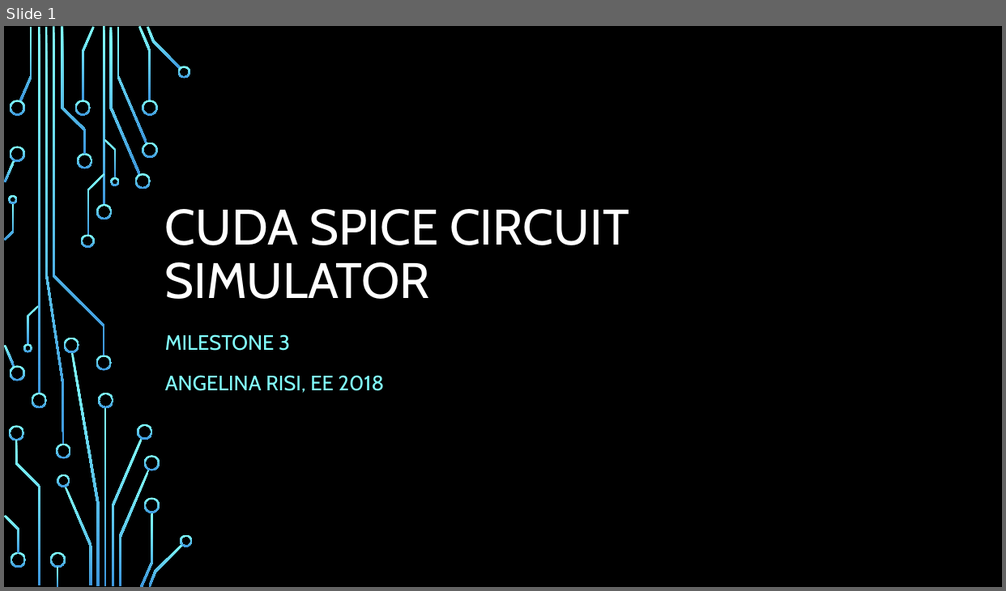
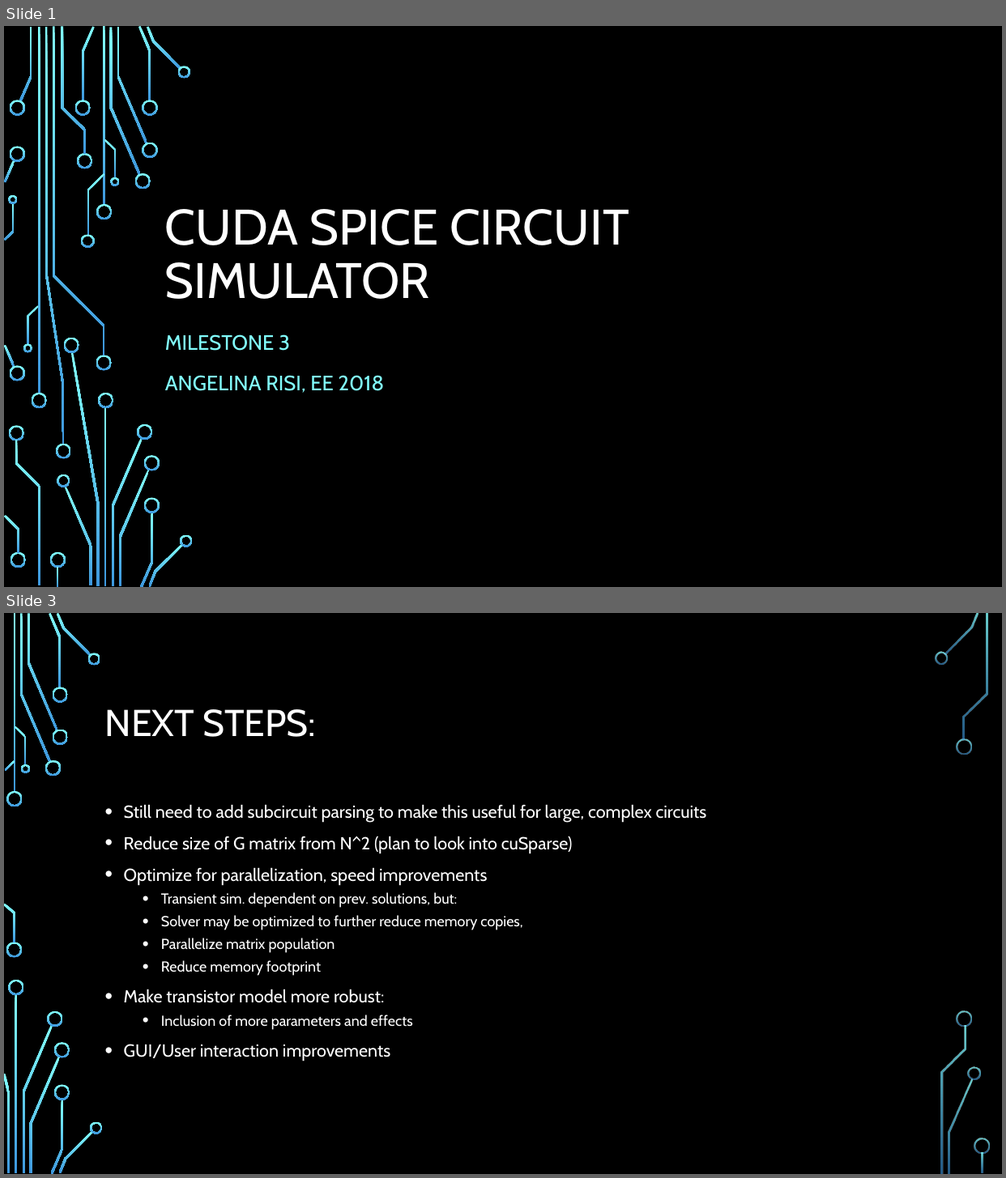
Before and after one commit to risia/CUDA-SPICE-Circuit-Sim, a slide deck: Milestones/Milestone3Presentation.pptx. Shown one above the other, each under a label of ours: slide 1 before the commit, slides 1 and 3 after it; the slides between them are not shown. The pictures are 1006x591 and 1006x1178 pixels, drawn with LibreOffice and Linux fonts; fonts in the diff are those of the drawing; background and template pictures are left out. Boxes give left, top, right and bottom in pixels: in the first picture for what was removed or moved away, otherwise in the second. Text is boxed around its words. In the diff, an @@ line names an element or a change of style, - is before the commit and + after.

Commit message:
Able to convert passive elements list to GPU arrays and build matrix, moving towards all on GPU

```diff
--- a/Milestones/Milestone3Presentation.pptx
+++ b/Milestones/Milestone3Presentation.pptx
@@ slide 3 added at <box>4,613,1002,1174</box>, background picture (left out) @@
@@ title added at <box>105,709,316,737</box>, 36 pt, text #FFFFFF @@
+NEXT STEPS:
@@ text added at <box>124,804,707,1062</box>, 16.8 pt, text #FFFFFF @@
+• Still need to add subcircuit parsing to make this useful for large, complex circuits
+• Reduce size of G matrix from N^2 (plan to look into cuSparse)
+• Optimize for parallelization, speed improvements
+  • Transient sim. dependent on prev. solutions, but:
+  • Solver may be optimized to further reduce memory copies,
+  • Parallelize matrix population
+  • Reduce memory footprint
+• Make transistor model more robust:
+  • Inclusion of more parameters and effects
+• GUI/User interaction improvements
@@ group added at <box>4,613,990,1174</box>: 33 freeform shapes, 3 rectangles @@
```
Also in this commit, not shown: 1 slide changed, 2 other slides added, 5 slides removed, 14 other files.
